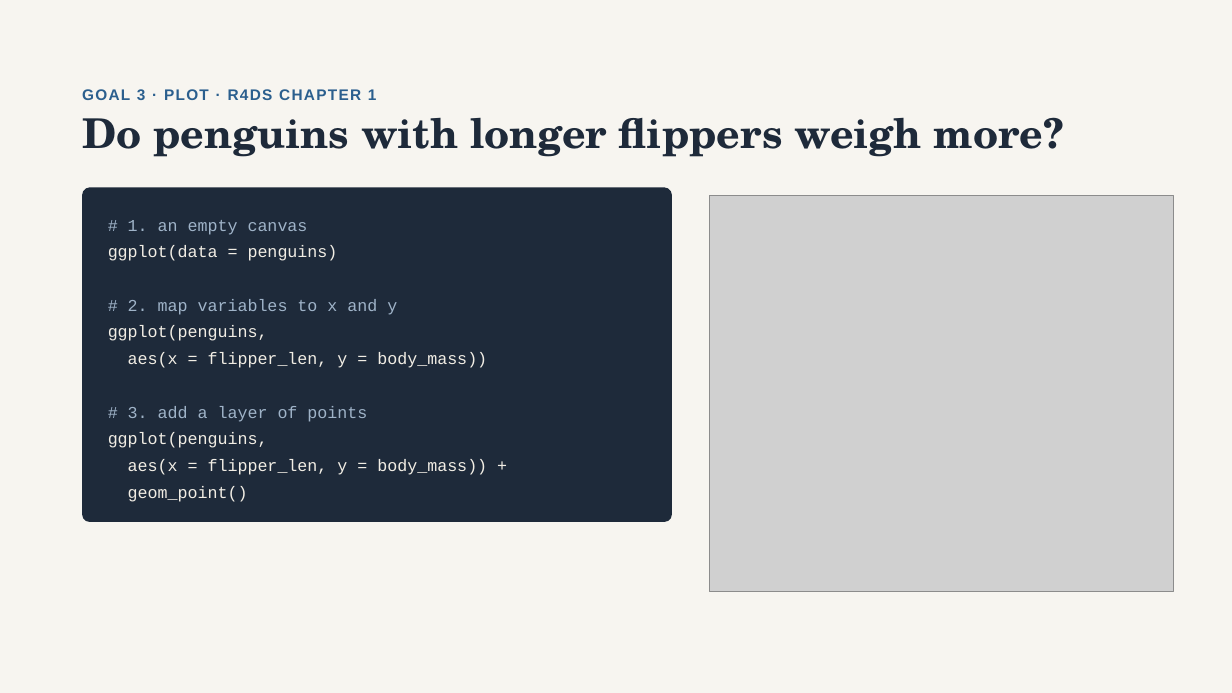
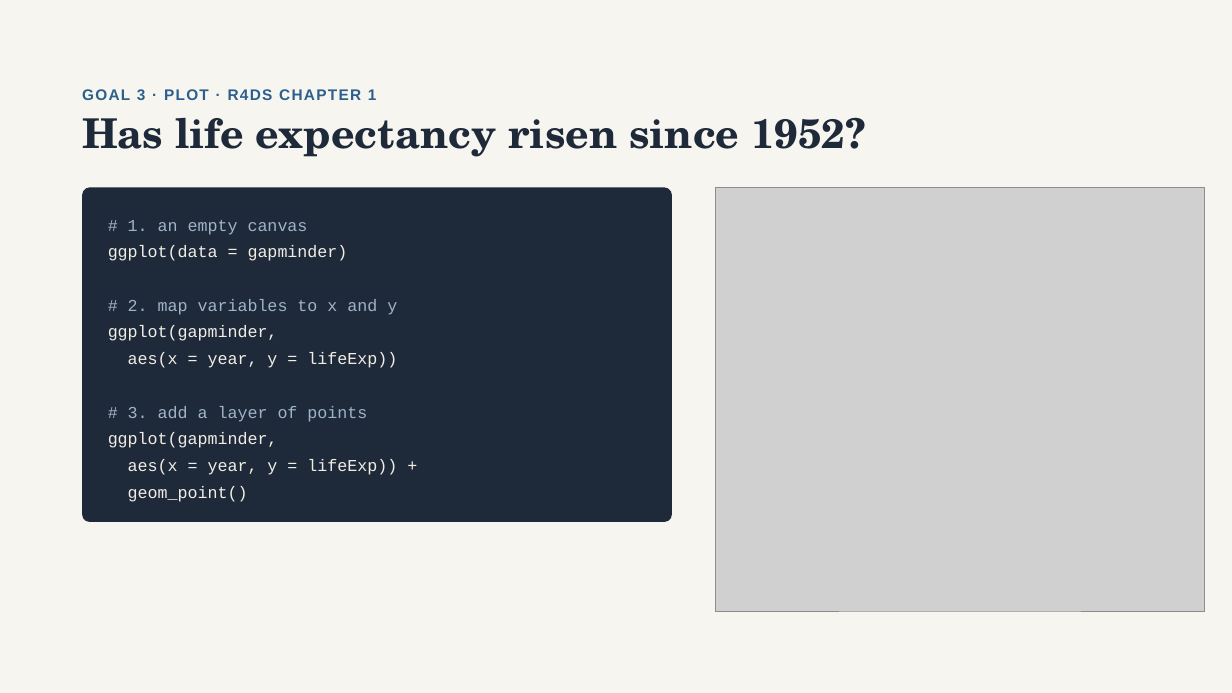
Before and after one commit to kate-chalmers/r-for-international-data, a slide deck: slide 64 of R for Development Data.pptx (slide 65 before the commit). Drawn at 1232x693 pixels with LibreOffice and Linux fonts; fonts in the diff are those of the drawing; grey boxes stand for pictures. Boxes give left, top, right and bottom in pixels: in the first picture for what was removed or moved away, otherwise in the second. Text is boxed around its words. In the diff, an @@ line names an element or a change of style, - is before the commit and + after.

```diff
--- a/R for Development Data.pptx
+++ b/R for Development Data.pptx
@@ title at (x1=82, y1=117, x2=866, y2=157): text changed @@
-Do penguins with longer flippers weigh more?
+Has life expectancy risen since 1952?
@@ picture resized from (x1=709, y1=196, x2=1174, y2=592) to (x1=715, y1=188, x2=1204, y2=612) @@
@@ text in rounded rectangle at (x1=108, y1=245, x2=348, y2=261): text changed @@
-ggplot(data = penguins)
+ggplot(data = gapminder)
@@ text in rounded rectangle at (x1=108, y1=325, x2=397, y2=368): text changed @@
-ggplot(penguins,
-aes(x = flipper_len, y = body_mass))
+ggplot(gapminder,
+aes(x = year, y = lifeExp))
@@ text in rounded rectangle at (x1=108, y1=432, x2=397, y2=475): text changed @@
-ggplot(penguins,
-aes(x = flipper_len, y = body_mass)) +
+ggplot(gapminder,
+aes(x = year, y = lifeExp)) +
```
Also in this commit, not shown: 19 other slides changed, 1 slide removed.
